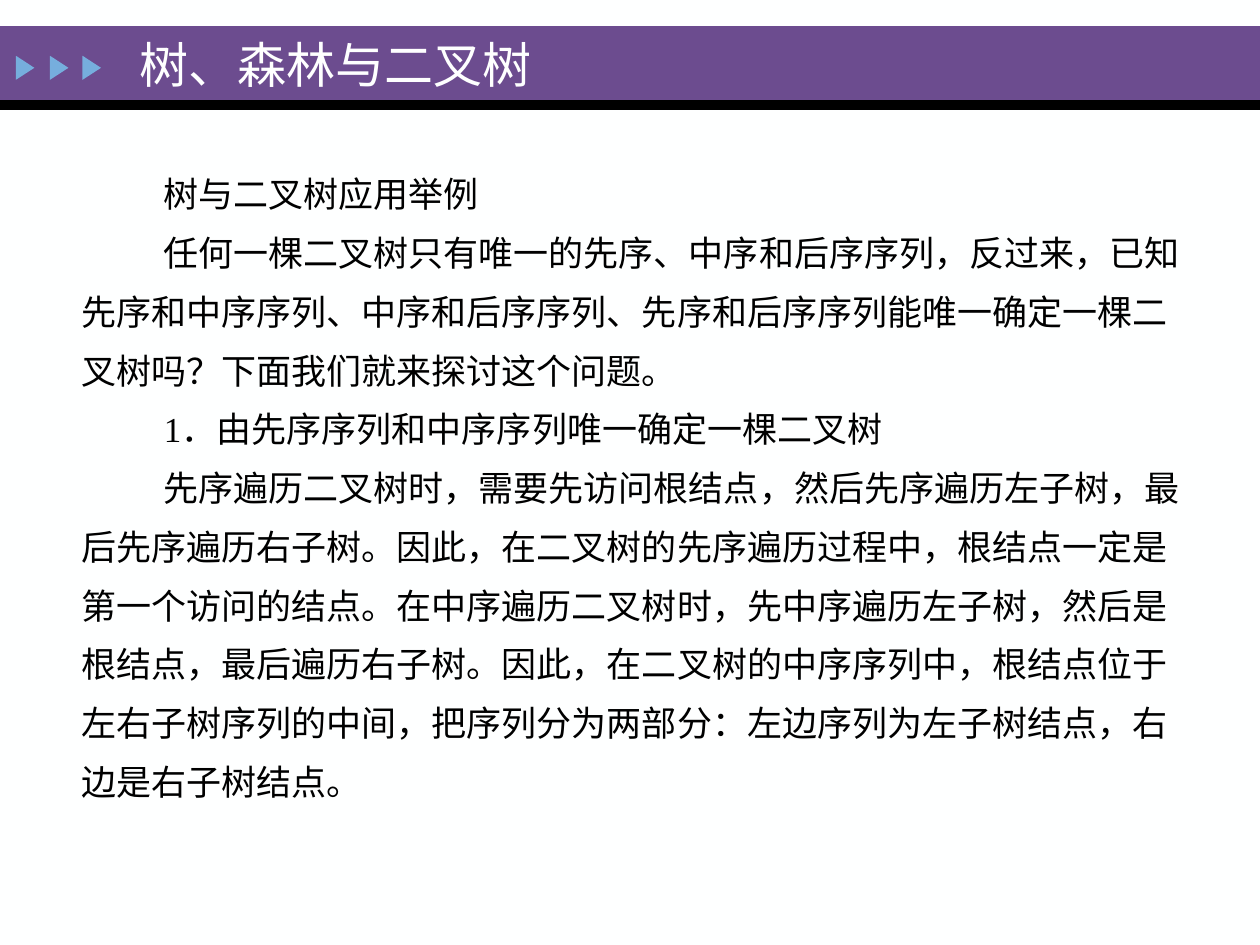
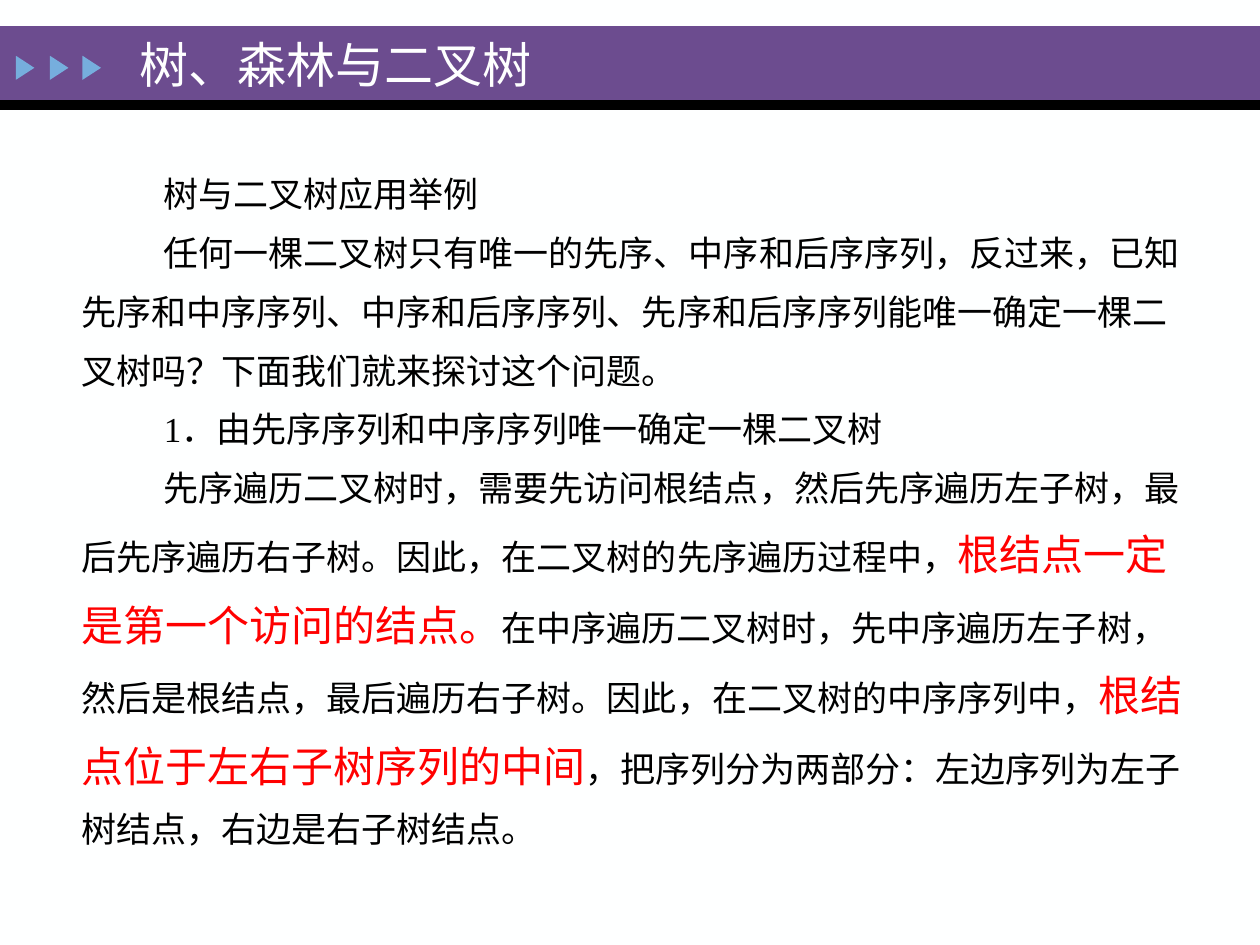
Before and after one commit to zeemeil/zeemeil.github.io, a slide deck: slide 147 of files/2025_1_DS/0402_DS_Tree.pptx. Drawn at 1260x945 pixels with LibreOffice and Linux fonts; fonts in the diff are those of the drawing. Boxes give left, top, right and bottom in pixels: in the first picture for what was removed or moved away, otherwise in the second. Text is boxed around its words. In the diff, an @@ line names an element or a change of style, - is before the commit and + after.

```diff
--- a/files/2025_1_DS/0402_DS_Tree.pptx
+++ b/files/2025_1_DS/0402_DS_Tree.pptx
@@ text at (x1=81, y1=471, x2=1182, y2=846): size 20 to 24 pt, text colour #000000 to #FF0000 in "先序遍历二叉树时，需要先访问根结点，然后先序遍历左子树，最后先序遍历右子树。因此，在二叉树的先序遍历过程中，根结点一定是 ..." @@
```
Also in this commit, not shown: 9 other slides changed, 5 other files.
